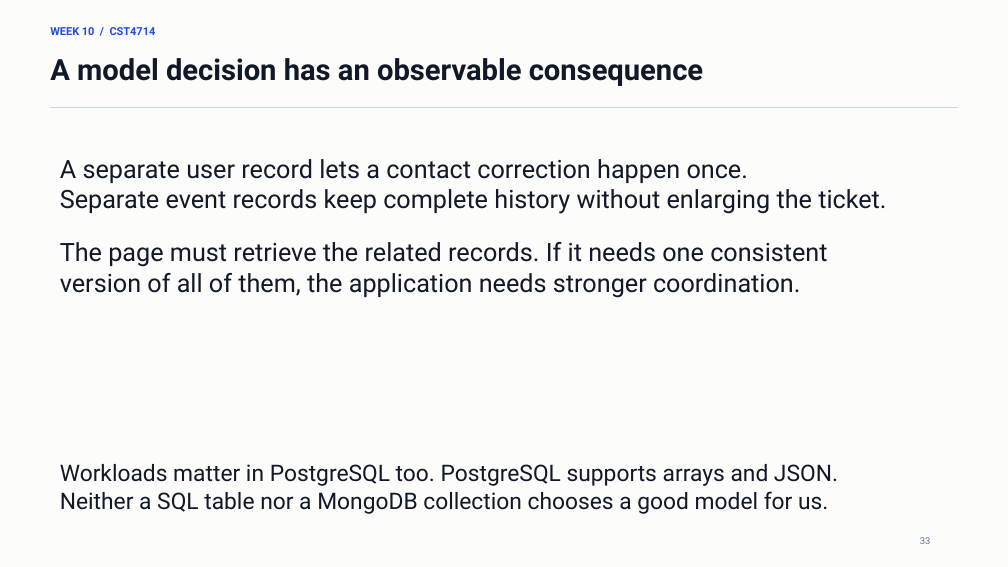
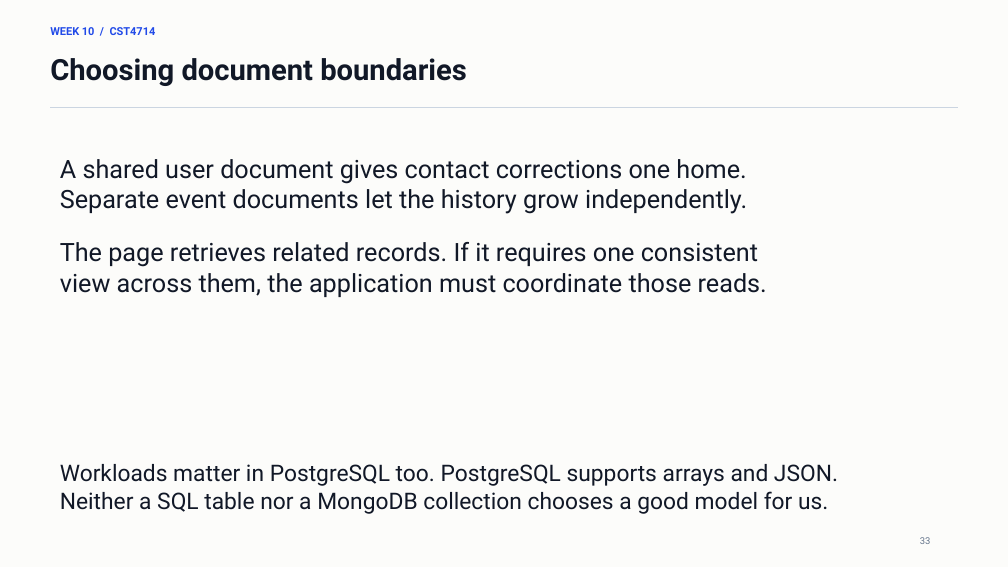
Before and after one commit to lolusername/CST4714_DB_admin, a slide deck: slide 33 of week_10/week_10_mql_document_modeling.pptx. Drawn at 1008x567 pixels with LibreOffice and Linux fonts; fonts in the diff are those of the drawing. Boxes give left, top, right and bottom in pixels: in the first picture for what was removed or moved away, otherwise in the second. Text is boxed around its words. In the diff, an @@ line names an element or a change of style, - is before the commit and + after.

```diff
--- a/week_10/week_10_mql_document_modeling.pptx
+++ b/week_10/week_10_mql_document_modeling.pptx
@@ text at (50, 58, 467, 86): text changed @@
-A model decision has an observable consequence
+Choosing document boundaries
@@ text at (60, 159, 767, 297): text changed @@
-A separate user record lets a contact correction happen once.
-Separate event records keep complete history without enlarging the ticket.
-The page must retrieve the related records. If it needs one consistent
-version of all of them, the application needs stronger coordination.
+A shared user document gives contact corrections one home.
+Separate event documents let the history grow independently.
+The page retrieves related records. If it requires one consistent
+view across them, the application must coordinate those reads.
```
Also in this commit, not shown: 27 other slides changed, 4 other files.
